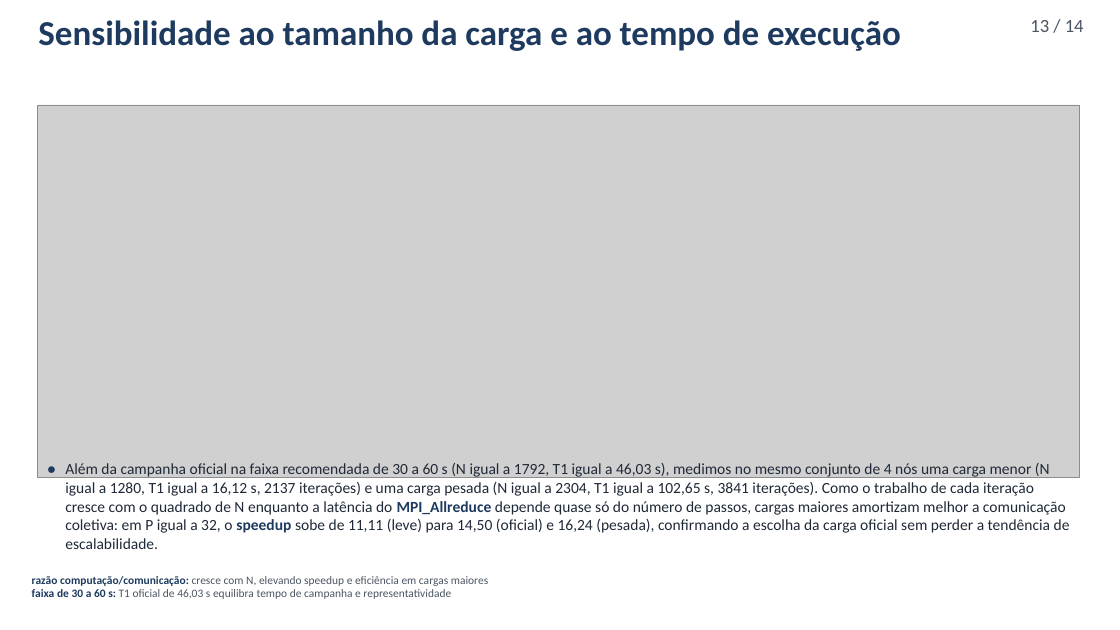
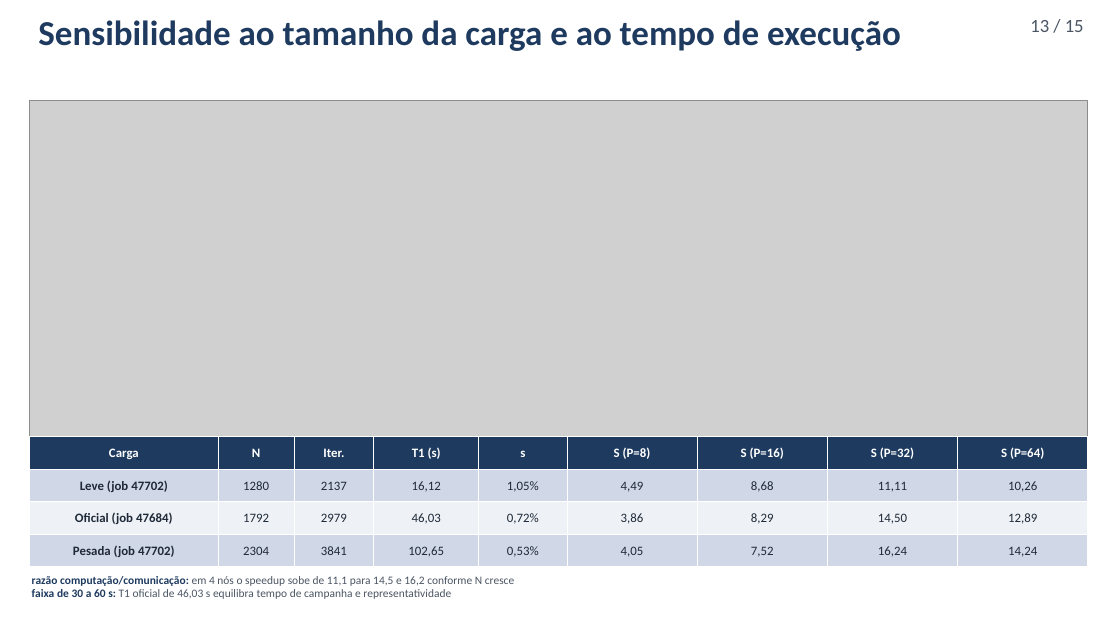
Before and after one commit to bengo501/Trabalho4-Computacao-Paralela, a slide deck: slide 13 of apresentacao/apresentacao.pptx. Drawn at 1120x630 pixels with LibreOffice and Linux fonts; fonts in the diff are those of the drawing; grey boxes stand for pictures. Boxes give left, top, right and bottom in pixels: in the first picture for what was removed or moved away, otherwise in the second. Text is boxed around its words. In the diff, an @@ line names an element or a change of style, - is before the commit and + after.

```diff
--- a/apresentacao/apresentacao.pptx
+++ b/apresentacao/apresentacao.pptx
@@ text at <box>1030,20,1084,32</box>: text changed @@
-13 / 14
+13 / 15
@@ picture: place and size @@
-picture at <box>38,105,1080,477</box>
+picture at <box>29,101,1088,479</box>
@@ table added at <box>29,437,1088,567</box>, 4 rows, 9 columns @@
+Carga | N | Iter. | T1 (s) | s | S (P=8) | S (P=16) | S (P=32) | S (P=64)
+Leve (job 47702) | 1280 | 2137 | 16,12 | 1,05% | 4,49 | 8,68 | 11,11 | 10,26
+Oficial (job 47684) | 1792 | 2979 | 46,03 | 0,72% | 3,86 | 8,29 | 14,50 | 12,89
+Pesada (job 47702) | 2304 | 3841 | 102,65 | 0,53% | 4,05 | 7,52 | 16,24 | 14,24
@@ text removed at <box>65,463,1070,549</box> @@
-● Além da campanha oficial na faixa recomendada de 30 a 60 s (N igual a 1792, T1 igual a 46,03 s), medimos no mesmo conjunto de 4 nós uma carga menor (N igual a 1280, T1 igual a 16,12 s, 2137 iterações) e uma carga pesada (N igual a 2304, T1 igual a 102,65 s, 3841 iterações). Como o trabalho de cada iteração cresce com o quadrado de N enquanto a latência do MPI_Allreduce depende quase só do número de passos, cargas maiores amortizam melhor a comunicação coletiva: em P igual a 32, o speedup sobe de 11,11 (leve) para 14,50 (oficial) e 16,24 (pesada), confirmando a escolha da carga oficial sem perder a tendência de escalabilidade.
@@ text at <box>32,576,514,586</box>: text changed @@
-razão computação/comunicação: cresce com N, elevando speedup e eficiência em cargas maiores
+razão computação/comunicação: em 4 nós o speedup sobe de 11,1 para 14,5 e 16,2 conforme N cresce
```
Also in this commit, not shown: 12 other slides changed, 1 slide added, 3 other files.
